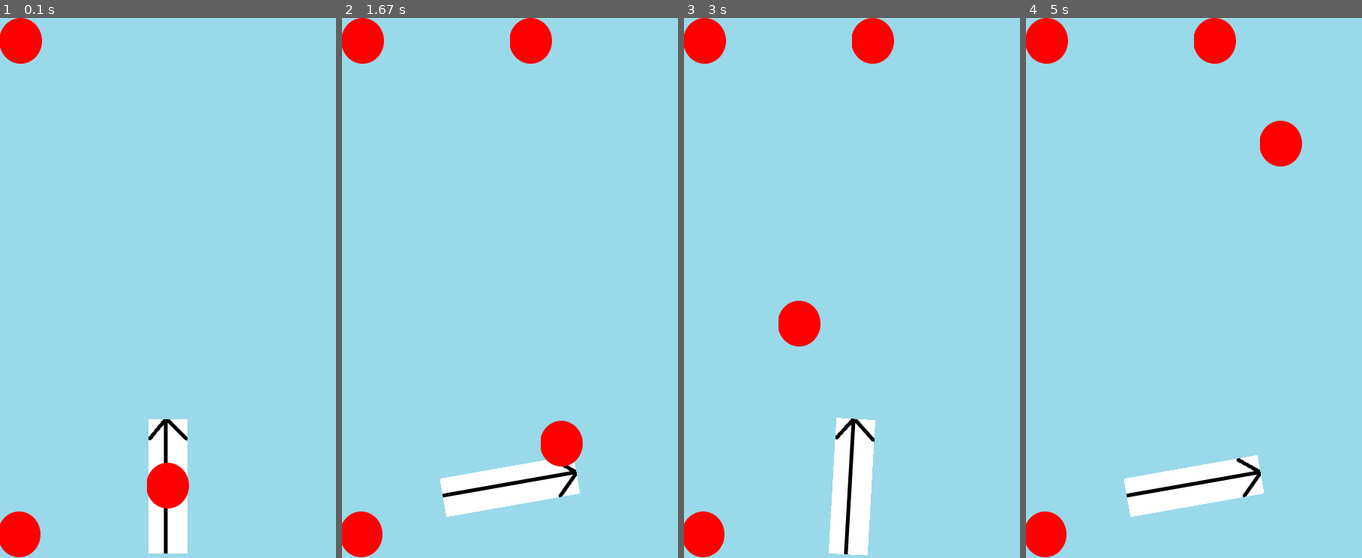
Above: before the commit, frames 1-4 (left to right).
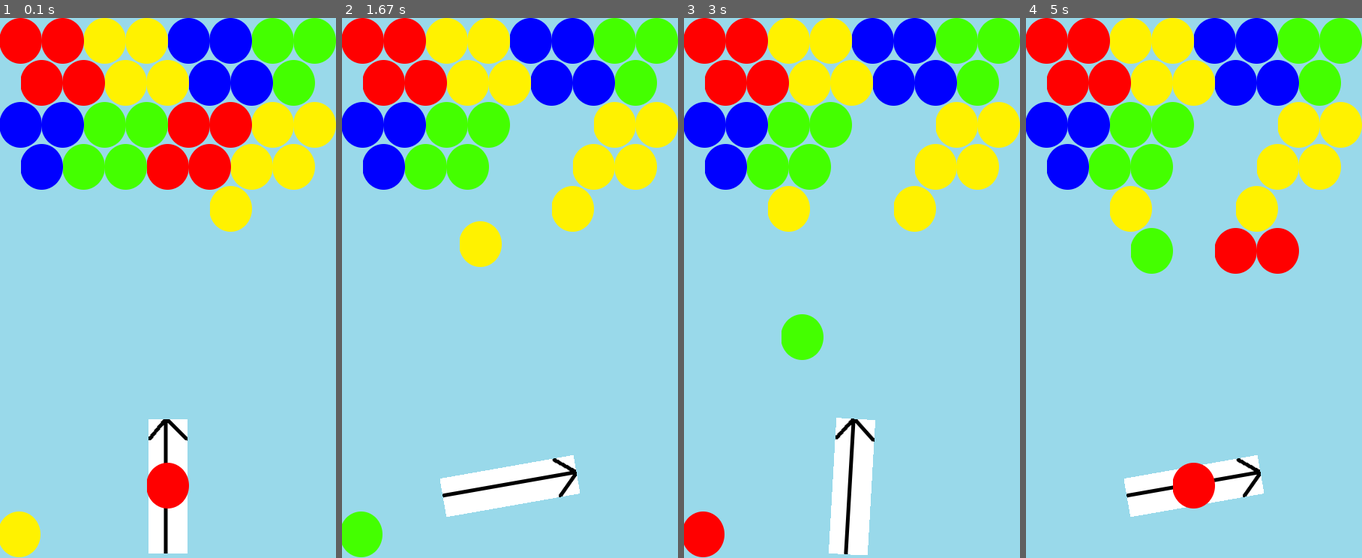
Above: after the commit, the same moments.

Repository: baehunsang/Python_ex
Game: pygame game, started from pygame/frame.py
Two runs of this game, one before a commit and one after it. Both use one fixed random seed, a clock stepped at 60 frames per second and the inputs below.
Inputs:
- Up to frame 1 (0.1 s): no input
- Up to frame 2 (1.67 s): hold Space 0.33-0.8 s; hold Right 0.33-0.8 s; hold Right 0.83-1.3 s; tap Space at 0.9, 1.2, 1.4 s; hold Right from 1.33 s (still down)
- Up to frame 3 (3 s): tap Space at 1.7, 1.9, 2.2, 2.47, 2.77, 2.9 s; release Right at 1.8 s; hold Left 1.83-2.37 s; hold Left 2.4-2.8 s; hold Right from 2.83 s (still down)
- Up to frame 4 (5 s): tap Space at 3.2, 3.57, 3.87, 4.07, 4.37, 4.57, 4.87 s; release Right at 3.47 s; hold Left 3.5-3.97 s; hold Right 4-4.47 s; hold Right 4.5-4.97 s

The runs differ from the first frame. In frame 1, 27% of the frame differs, in the area x 0-100%, y 0-100%; in frame 2, 25%; in frame 3, 25%; in frame 4, 28%.

Commit message:
17. Implement deleting bubbles with dfs

Diff:
--- a/pygame/frame.py
+++ b/pygame/frame.py
@@ -142,13 +142,29 @@
         self.colors = []
 
     def setup(self):
+        self.map = [
+            # '/' 는 bubble이 들어갈 수 없는 곳
+            # '.' 은 빈칸
+            list("RRYYBBGG"),
+            list("RRYYBBG/"),
+            list("BBGGRRYY"),
+            list("BGGRRYY/"),
+            list(".....Y.."),
+            list("......./"),
+            list("........"),
+            list("......./"),
+            list("........"),
+            list("......./"),
+            list("........")
+        ]
+
         # self.map = [
         #     # '/' 는 bubble이 들어갈 수 없는 곳
         #     # '.' 은 빈칸
-        #     list("RRYYBBGG"),
-        #     list("RRYYBBG/"),
-        #     list("BBGGRRYY"),
-        #     list("BGGRRYY/"),
+        #     list("R......."),
+        #     list("......./"),
+        #     list("........"),
+        #     list("......./"),
         #     list("........"),
         #     list("......./"),
         #     list("........"),
@@ -158,22 +174,6 @@
         #     list("........")
         # ]
 
-        self.map = [
-            # '/' 는 bubble이 들어갈 수 없는 곳
-            # '.' 은 빈칸
-            list("R......."),
-            list("......./"),
-            list("........"),
-            list("......./"),
-            list("........"),
-            list("......./"),
-            list("........"),
-            list("......./"),
-            list("........"),
-            list("......./"),
-            list("........")
-        ]
-
         self.set_colors()
 
     def get_map(self):
@@ -227,6 +227,7 @@
             return self.bubble_images[-1]
 
     def add_bubble_into_group(self, map):
+        self.bubble_group = pygame.sprite.Group()
         for row_idx, row in enumerate(map):
             for col_idx, sell in enumerate(row):
                 if sell in [".", "/"]:
@@ -374,6 +375,8 @@
             if hit_bubble or self.current_bubble.is_movement_end():
                 row_idx, col_idx = self.get_map_index(*self.current_bubble.rect.center)
                 self.place_bubble(row_idx, col_idx)
+                self.remove_bubble_in(row_idx, col_idx, self.current_bubble.color)
+                self.delete_current_bubble()
 
 
     def get_map_index(self, x, y):
@@ -394,7 +397,47 @@
         position = self.bubbles.get_bubble_position(row_idx, col_idx)
         self.current_bubble.set_rect(position)
         self.bubbles.add_current_bubble(self.current_bubble)
-        self.delete_current_bubble()
+
+    def record_adj_bubble(self, row, col, color):
+        visited = []
+        def visit(map, row, col, color):
+            if row < 0 or row >= MAP_ROW or col < 0 or col >= MAP_COL:
+                return
+            curr_color = map[row][col]
+            if curr_color != color:
+                return
+            if (row, col) in visited:
+                return
+
+            if curr_color in [".", "/"]:
+                return
+
+            visited.append((row, col))
+
+            if row % 2 ==1:
+                visit(map, row, col+1, color)
+                visit(map, row, col-1, color)
+                visit(map, row+1, col, color)
+                visit(map, row-1, col, color)
+                visit(map, row+1, col+1, color)
+                visit(map, row-1, col+1, color)
+
+            visit(map, row, col+1, color)
+            visit(map, row, col-1, color)
+            visit(map, row+1, col, color)
+            visit(map, row-1, col, color)
+            visit(map, row-1, col-1, color)
+            visit(map, row+1, col-1, color)
+
+        visit(self.map.get_map(), row, col, color)
+        return visited
+
+    def remove_bubble_in(self, row_idx, col_idx, color):
+        visited = self.record_adj_bubble(row_idx, col_idx, color)
+        if len(visited) >= 3:
+            for row, col in visited:
+                self.map.set_map(row, col, ".")
+            self.bubbles.add_bubble_into_group(self.map.get_map())
 
 
 
--- /dev/null
+++ b/pygame/test_dfs_logic.py
@@ -0,0 +1,59 @@
+map = [
+    # '/' 는 bubble이 들어갈 수 없는 곳
+    # '.' 은 빈칸
+            list("RRYYBBGG"),
+            list("RRYYBBG/"),
+            list("BBGGRRYY"),
+            list("BGGRRYY/"),
+            list(".....Y.."),
+            list("......./"),
+            list("........"),
+            list("......./"),
+            list("........"),
+            list("......./"),
+            list("........")
+        ]
+
+MAP_ROW = 11
+MAP_COL = 8
+
+def remove_adj_bubble(map, row, col, color):
+    visited = []
+    def visit(map, row, col, color):
+        if row < 0 or row >= MAP_ROW or col < 0 or col >= MAP_COL:
+            return
+        curr_color = map[row][col]
+        if curr_color != color:
+            return
+        if (row, col) in visited:
+            return
+
+        if curr_color in [".", "/"]:
+            return
+
+        visited.append((row, col))
+
+        if row % 2 ==1:
+            visit(map, row, col+1, color)
+            visit(map, row, col-1, color)
+            visit(map, row+1, col, color)
+            visit(map, row-1, col, color)
+            visit(map, row+1, col+1, color)
+            visit(map, row-1, col+1, color)
+
+        visit(map, row, col+1, color)
+        visit(map, row, col-1, color)
+        visit(map, row+1, col, color)
+        visit(map, row-1, col, color)
+        visit(map, row-1, col-1, color)
+        visit(map, row+1, col-1, color)
+
+    visit(map, row, col, color)
+    return visited
+
+remove_adj_bubble(map, 4,5, "Y")
+
+for row in map:
+    for col in row:
+        print(col+" ", end="")
+    print("")
